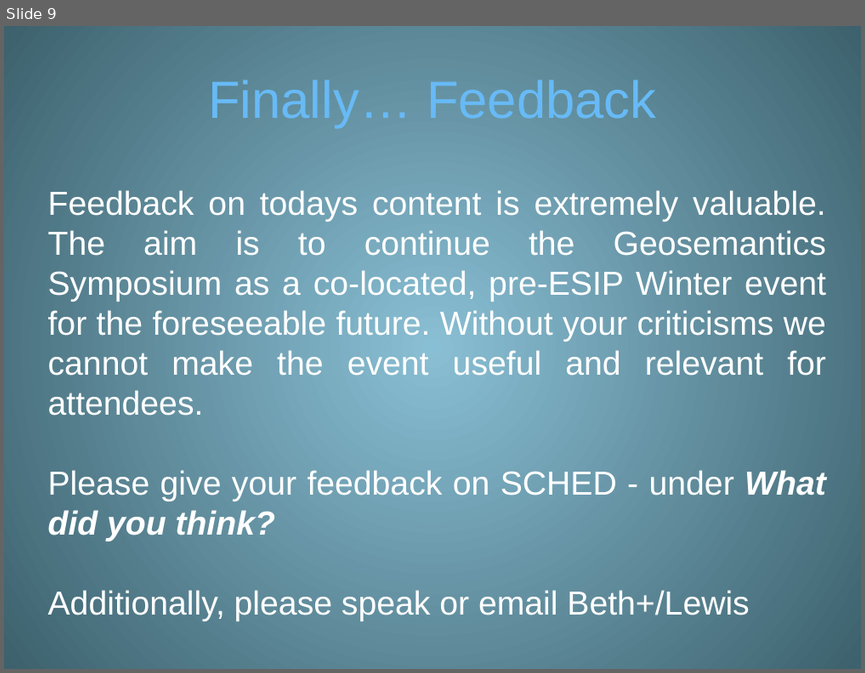
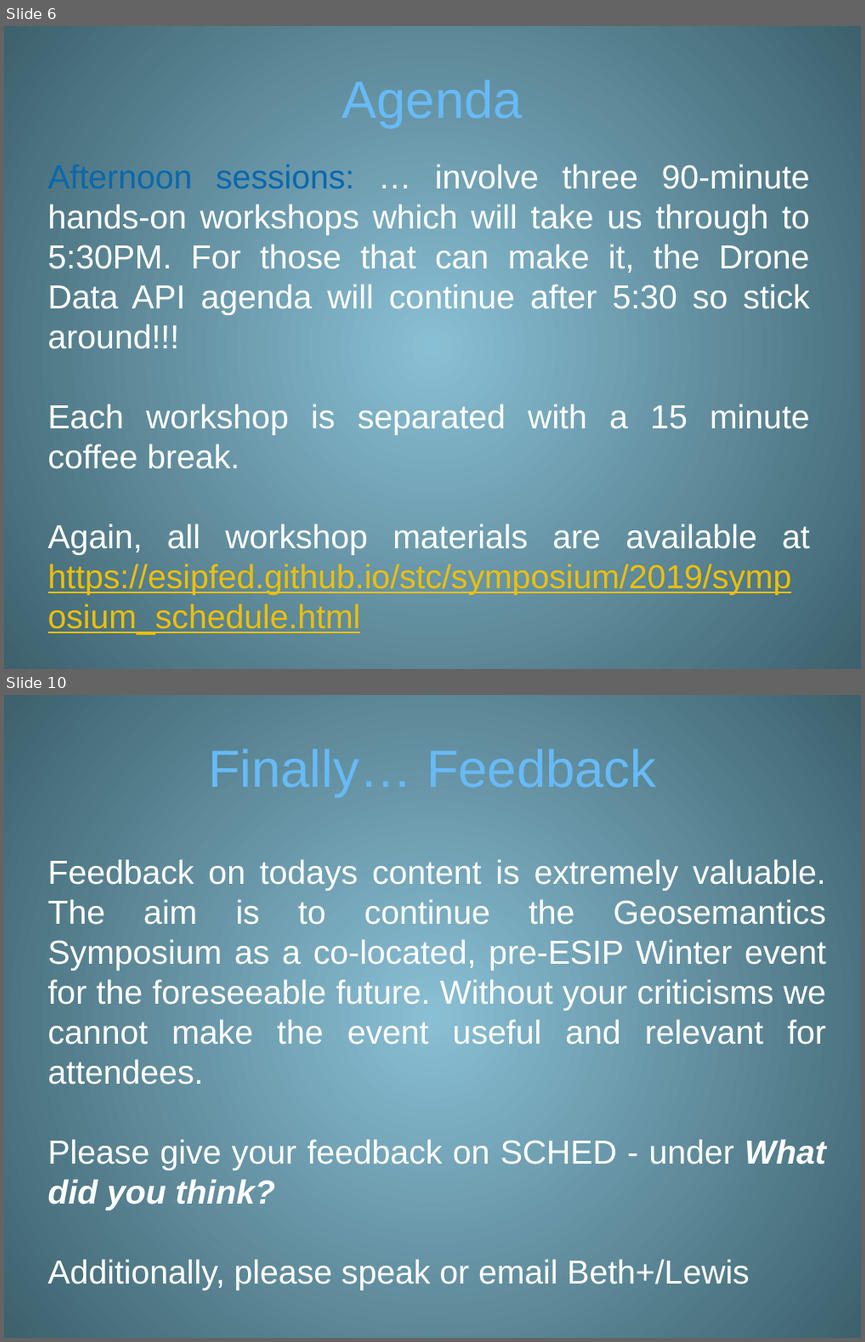
Before and after one commit to ESIPFed/stc, a slide deck: symposium/2019/talks/ppt/2019_geosemantics_symposium_intro.pptx. Shown one above the other, each under a label of ours: slide 9 before the commit, slides 6 and 10 after it; the slides between them are not shown. The pictures are 865x673 and 865x1342 pixels, drawn with LibreOffice and Linux fonts; fonts in the diff are those of the drawing. Boxes give left, top, right and bottom in pixels: in the first picture for what was removed or moved away, otherwise in the second. Text is boxed around its words. In the diff, an @@ line names an element or a change of style, - is before the commit and + after.

```diff
--- a/symposium/2019/talks/ppt/2019_geosemantics_symposium_intro.pptx
+++ b/symposium/2019/talks/ppt/2019_geosemantics_symposium_intro.pptx
@@ slide 6 added at (4, 26, 861, 669), background gradient #88C1D5 to #3D626E @@
@@ title added at (342, 80, 522, 128), 44 pt, text #67BAF6 @@
+Agenda
@@ text added at (48, 164, 810, 635), 28 pt, text #FFFFFF @@
+Afternoon sessions: … involve three 90-minute hands-on workshops which will take us through to 5:30PM. For those that can make it, the Drone Data API agenda will continue after 5:30 so stick around!!!
+Each workshop is separated with a 15 minute coffee break.
+Again, all workshop materials are available at https://esipfed.github.io/stc/symposium/2019/symposium_schedule.html
@@ what was slide 9 is now slide 10 @@
```
Also in this commit, not shown: 4 slides changed, 4 other slides added, 4 slides removed, 4 other files.
